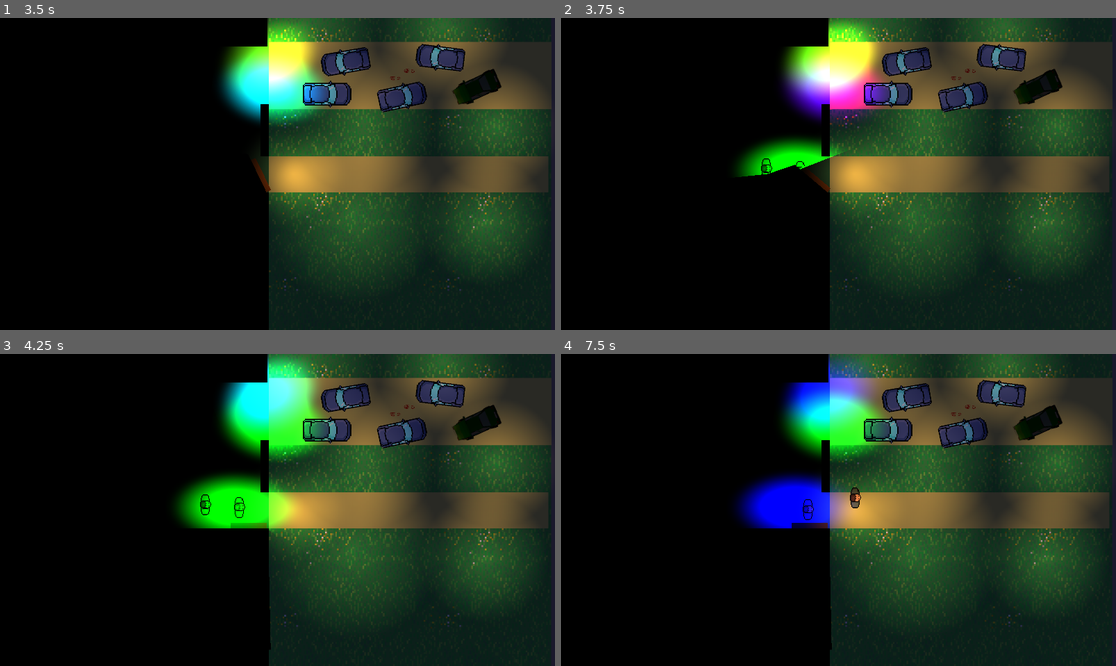
Above: before the commit, frames 1-4 (two rows, left to right).
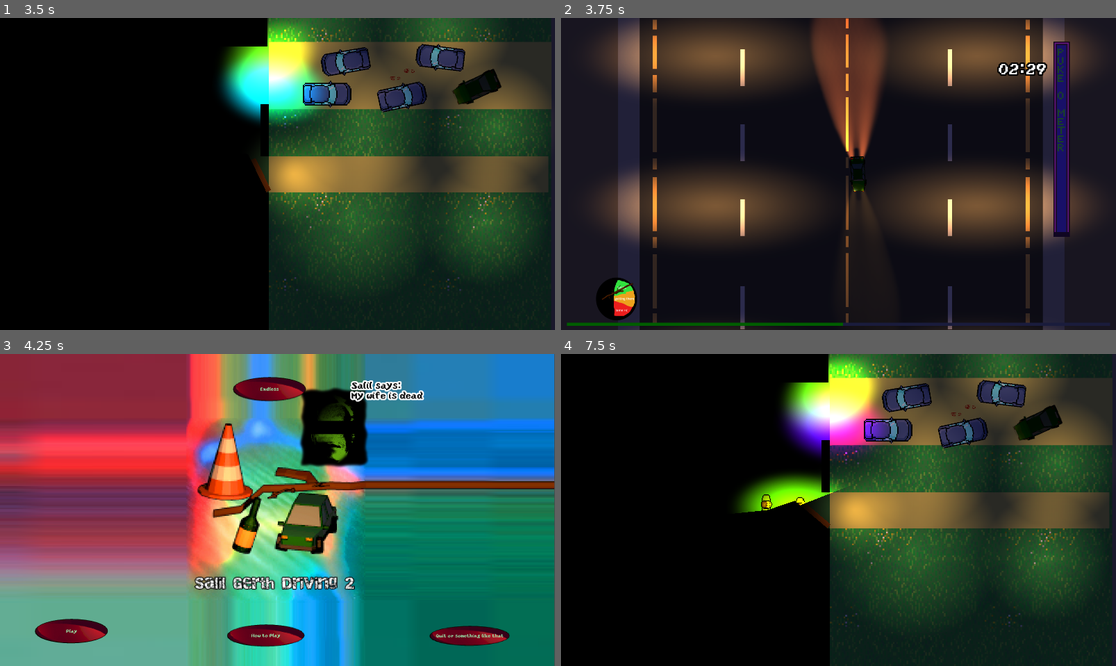
Above: after the commit, the same moments.

Repository: tudorhutu/Salil-Gerth-Driving-2
Game: Godot game, scene res://Scenes/main_menu.tscn
Two runs of this game, one before a commit and one after it. Both use one fixed random seed, a clock stepped at 60 frames per second and the inputs below. Sound files missing from this copy of the repository are replaced by a short silence.
Inputs (mouse positions are in pixels of both pictures, inside the frame that each line leads up to):
- Up to frame 1 (3.5 s): click "Play" at 0.5 s; move the mouse to (399, 158) at 1.27 s; hold Right (ui_right) 1.28-2.03 s; move the mouse to (166, 189) at 2.02 s; hold Left (ui_left) 2.03-2.78 s; move the mouse to (333, 105) at 2.77 s; hold Right (ui_right) from 2.78 s (still down)
- Up to frame 2 (3.75 s): move the mouse to (810, 236) at 3.52 s; release Right (ui_right) at 3.53 s; hold Up (ui_up) from 3.53 s (still down)
- Up to frame 3 (4.25 s): keep holding Up (ui_up)
- Up to frame 4 (7.5 s): release Up (ui_up) at 4.25 s; click (633, 631) at 4.25 s, where only the run after the commit has a clickable "Play"; move the mouse to (1005, 556) at 5.02 s; hold Left (ui_left) 5.03-7.28 s; move the mouse to (672, 463) at 5.77 s; move the mouse to (866, 510) at 6.52 s; move the mouse to (755, 432) at 7.27 s; hold Right (ui_right) from 7.28 s (still down)

Frame 1 is identical in both runs. In frame 2, 71% of the frame differs, in the area x 0-100%, y 0-100%; in frame 3, 99%; in frame 4, 7.9%.

Commit message:
salil says: dau un push

Diff:
--- a/Scenes/Cutscenes/Outro.tscn
+++ b/Scenes/Cutscenes/Outro.tscn
@@ -848,6 +848,7 @@
 [node name="interiorlight2" type="PointLight2D" parent="HouseRoot/House/CanvasLayer3"]
 position = Vector2(2970, 613)
 scale = Vector2(3.37499, 3.44965)
+enabled = false
 energy = 2.65
 range_layer_max = 1
 texture = SubResource("GradientTexture2D_8cymi")
@@ -956,7 +957,6 @@
 color = Color(0, 0, 0, 1)
 
 [node name="Blackout2" type="ColorRect" parent="TopMostLayer"]
-visible = false
 offset_left = 3124.0
 offset_top = 333.0
 offset_right = 3244.0
@@ -977,3 +977,9 @@
 z_index = 2
 position = Vector2(1482, 612)
 zoom = Vector2(1.47, 1.47)
+
+[node name="Timer" type="Timer" parent="."]
+wait_time = 60.0
+autostart = true
+
+[connection signal="timeout" from="Timer" to="." method="_on_timer_timeout"]
--- a/Scenes/main_scene.tscn
+++ b/Scenes/main_scene.tscn
@@ -135,7 +135,7 @@
 theme_override_font_sizes/font_size = 54
 
 [node name="Timer" type="Timer" parent="CanvasLayer/TimerNode"]
-wait_time = 180.0
+wait_time = 150.0
 
 [node name="Drums" type="AudioStreamPlayer2D" parent="."]
 stream = ExtResource("13_4imob")
--- a/Scripts/dynamic_obstacle_spawner.gd
+++ b/Scripts/dynamic_obstacle_spawner.gd
@@ -37,6 +37,7 @@
 		dir.list_dir_end()
 
 func _process(delta: float) -> void:
+
 	if Global.paused:
 		return
 	# Calculate a factor (0.0 to 1.0) based on the current distance
--- a/Scripts/intro.gd
+++ b/Scripts/intro.gd
@@ -42,6 +42,8 @@
 
 func _process(delta: float) -> void:
 	time_passed += delta * pulse_speed
+	if Input.is_action_pressed("ui_up"):
+		get_tree().change_scene_to_file("res://Scenes/main_scene.tscn")
 
 	# Apply pulsating effect to each light
 	for light in lights:
--- a/Scripts/main_scene.gd
+++ b/Scripts/main_scene.gd
@@ -49,6 +49,7 @@
 		if Global.endlessLives == 0:
 			$livesLeft.text = 'Don \'t puke!'
 		if Global.endlessLives < 0:
+			Global.storyDone = true
 			$gover.show()
 			$overr.play()
 			$gover2.show()
--- a/Scripts/outro.gd
+++ b/Scripts/outro.gd
@@ -9,4 +9,9 @@
 
 # Called every frame. 'delta' is the elapsed time since the previous frame.
 func _process(delta: float) -> void:
+	if Input.is_action_pressed("ui_up"):
+		get_tree().change_scene_to_file("res://Scenes/main_menu.tscn")
+
+
+func _on_timer_timeout() -> void:
 	get_tree().change_scene_to_file("res://Scenes/main_menu.tscn")
